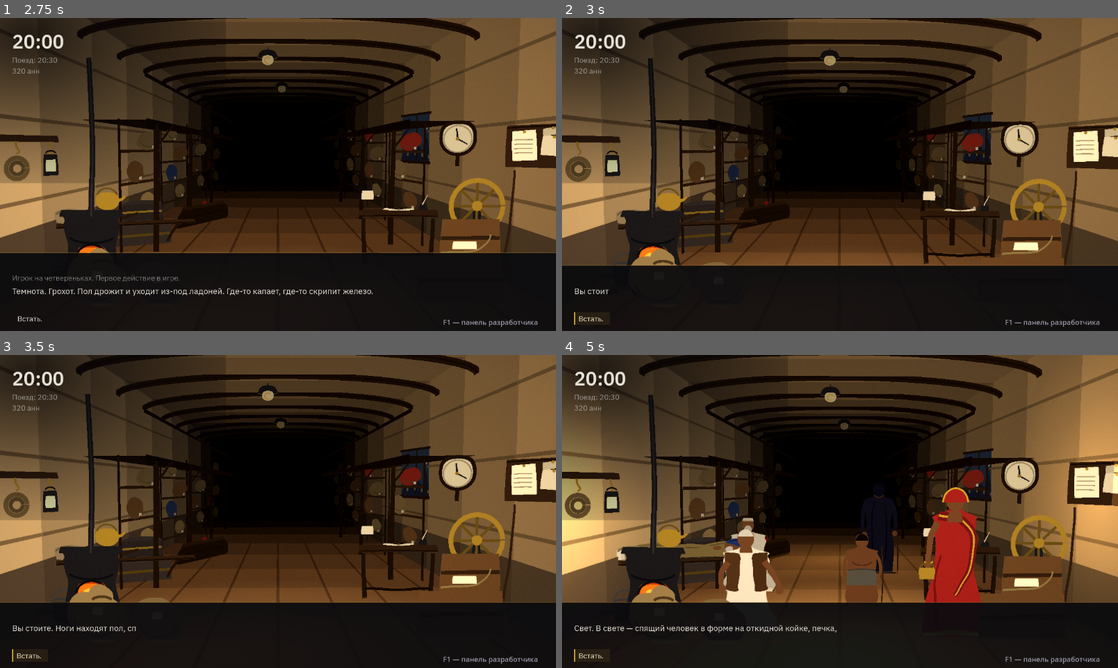
Above: before the commit, frames 1-4 (two rows, left to right).
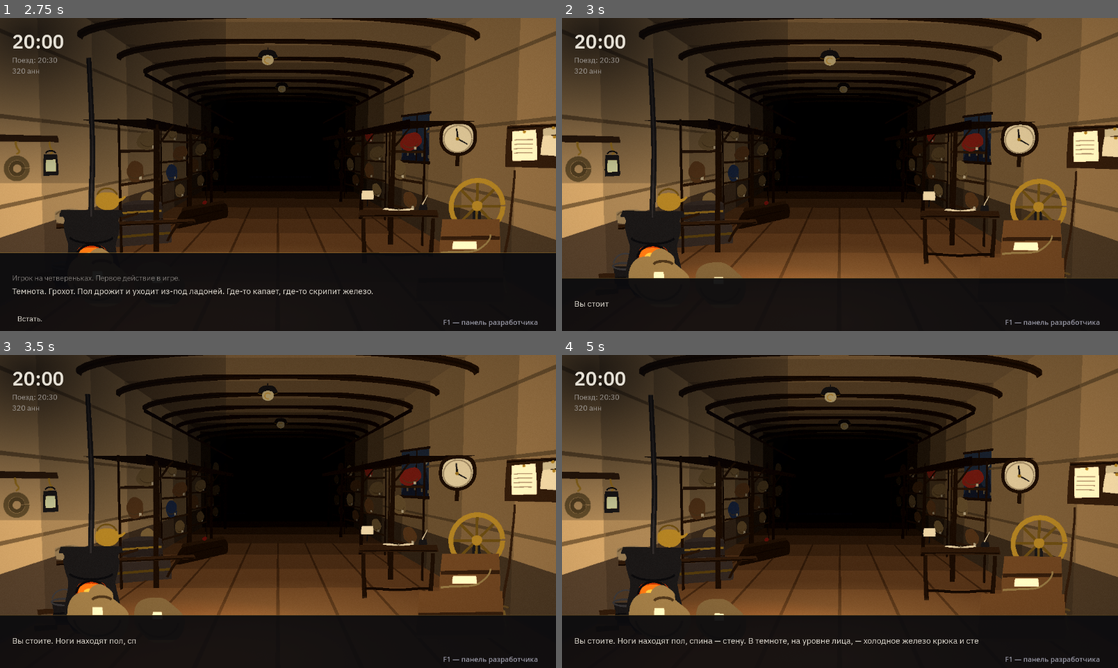
Above: after the commit, the same moments.

Repository: ioshyaxoya/larcheee
Game: Godot game, scene res://src/main.tscn
Same seed, same stepped clock (60 frames per second), same inputs: the game is played once before the commit and once after it.
Inputs (mouse positions are in pixels of both pictures, inside the frame that each line leads up to):
- Up to frame 1 (2.75 s): click "Начать «Последние полчаса»" at 0.5 s; tap Enter at 1.25 s
- Up to frame 2 (3 s): click "Встать." at 2.75 s
- Up to frame 3 (3.5 s): no input
- Up to frame 4 (5 s): click (589, 655) at 3.5 s, where only the run before the commit has a clickable "Встать."; click (589, 655) at 4.25 s, where only the run before the commit has a clickable "Встать."

Frame 1 is identical in both runs. In frame 2, 4.3% of the frame differs, in the area x 0-100%, y 78-98%; in frame 3, 4.5%; in frame 4, 22%, in the area x 0-100%, y 6-98%.

Commit message:
Две мелочи, которые видно на записи
Варианты прошлой реплики висели, пока печатается новая: игрок мог ответить на
вопрос, которого ещё не прочёл. Теперь кнопки убираются в начале набора.

Журнал минут пролога («−7 мин — досмотр багажа») оставался поверх суда Шани.
В суде шкала другая — часы на регуляторе, — и старый расход там не при чём.

Найдено на собственной записи прохода, а не в тестах: это как раз то, что
видно только глазами.

Co-Authored-By: Claude Opus 5 <noreply@anthropic.com>
Claude-Session: https://claude.ai/code/session_01Q7dY88vzue4oRvpMoMg438

Diff:
--- a/src/main.gd
+++ b/src/main.gd
@@ -263,6 +263,9 @@
 
 
 func _on_trial_started(trial: TrialRuntime) -> void:
+	# Журнал минут пролога в суде не нужен: шкала здесь другая — часы на
+	# регуляторе, а не потерянные в Калькутте минуты.
+	hud.clear_log()
 	palette.enter_trial()
 	_enter_presence(trial)
 	_apply_palette()
--- a/src/ui/dialogue_ui.gd
+++ b/src/ui/dialogue_ui.gd
@@ -107,6 +107,12 @@
 
 ## Начать набор реплики. Варианты придут, когда текст дописан.
 func _start_typing() -> void:
+	# Варианты прошлой реплики убираются сразу: пока текст печатается, на
+	# экране не должно висеть то, что уже можно нажать — иначе игрок отвечает
+	# на вопрос, которого ещё не прочёл.
+	for b in option_buttons:
+		b.queue_free()
+	option_buttons.clear()
 	_typed = 0.0
 	text_label.visible_characters = 0
 	typing = text_label.get_total_character_count() > 0
--- a/src/ui/hud.gd
+++ b/src/ui/hud.gd
@@ -69,6 +69,13 @@
 	log_label.text = "\n".join(_entries)
 
 
+## Забыть журнал минут: пролог кончился, и его расход больше не при чём.
+## Иначе список «−7 мин — досмотр багажа» висит поверх суда Шани.
+func clear_log() -> void:
+	_entries.clear()
+	refresh()
+
+
 func _on_time_spent(minutes: int, reason_key: String, _now: int) -> void:
 	var reason := ctx.texts.t(reason_key) if reason_key != "" else ""
 	_entries.append(ctx.texts.t("ui.clock.spent", {"minutes": minutes, "reason": reason}))
